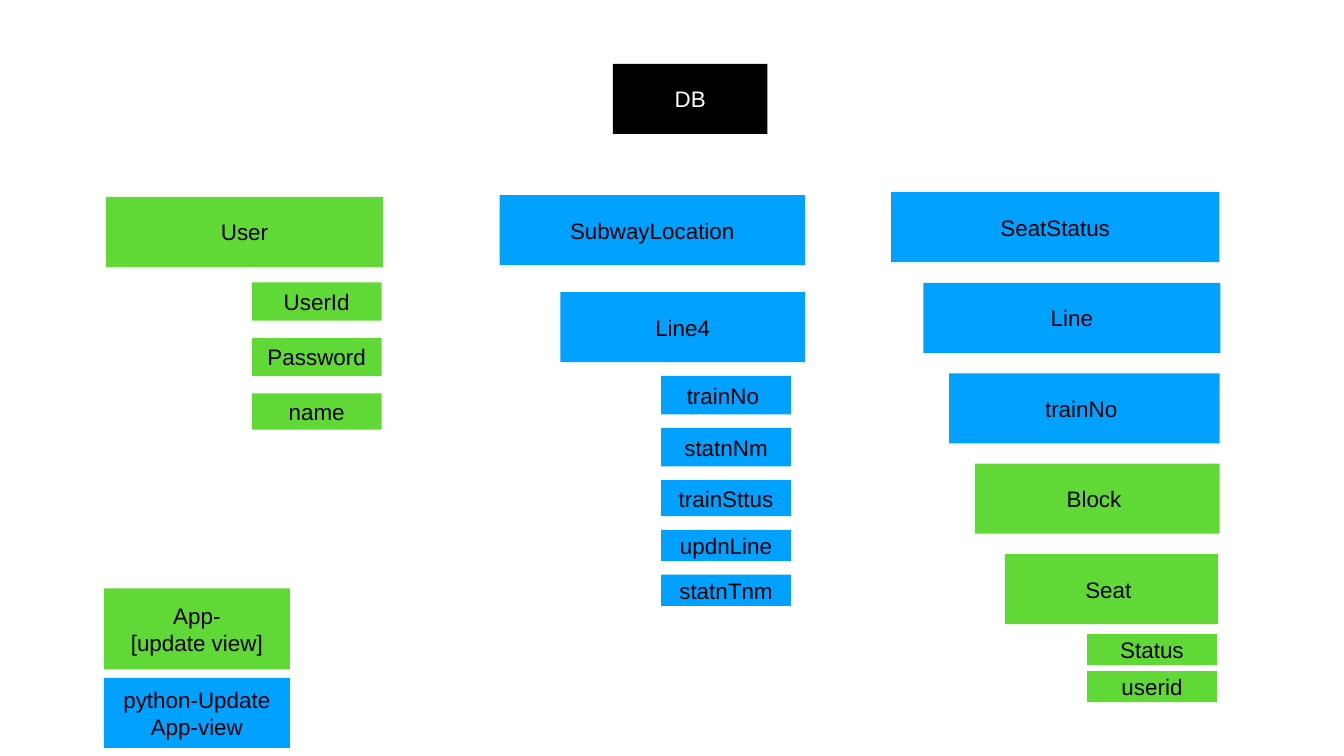
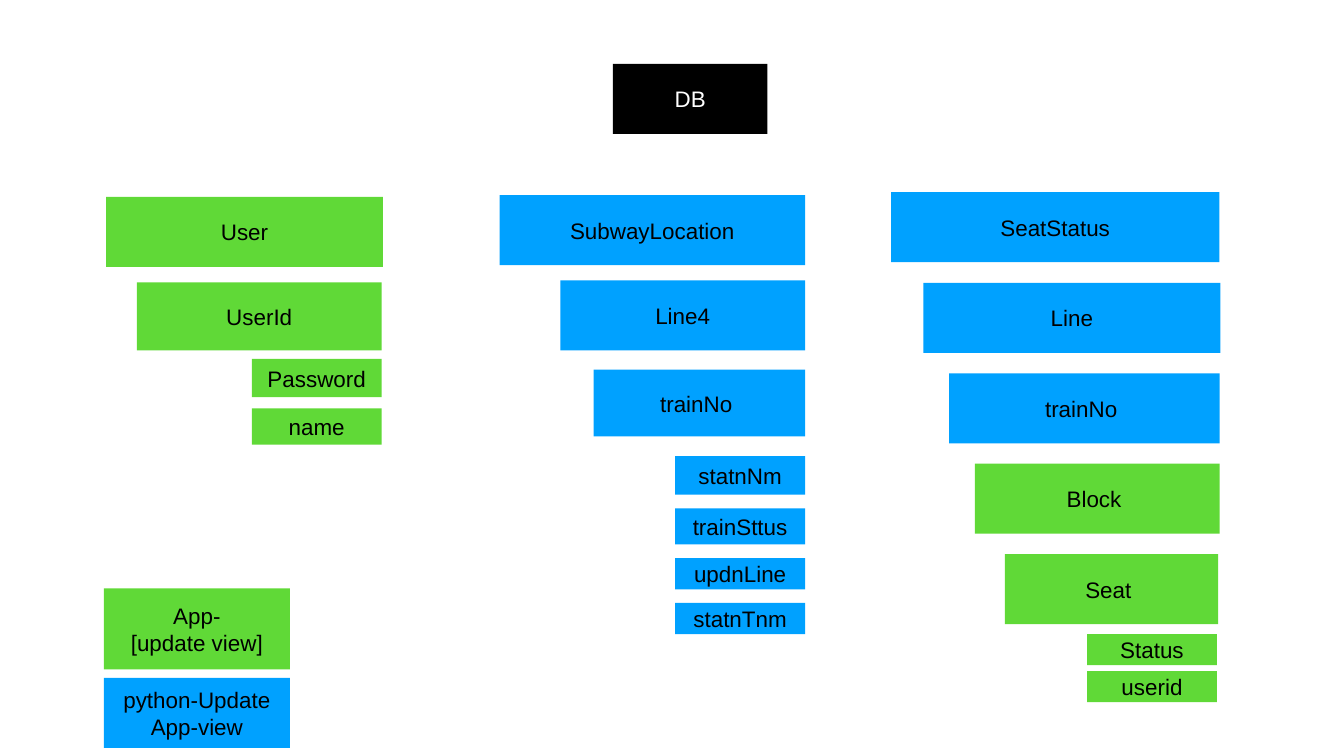
Before and after one commit to KorKite/SubwaySeat_APP, a slide deck: slide 2 of NoSQL.pptx. Drawn at 1344x756 pixels with LibreOffice and Linux fonts; fonts in the diff are those of the drawing. Boxes give left, top, right and bottom in pixels: in the first picture for what was removed or moved away, otherwise in the second. Text is boxed around its words. In the diff, an @@ line names an element or a change of style, - is before the commit and + after.

Commit message:
PPT Fix

```diff
--- a/NoSQL.pptx
+++ b/NoSQL.pptx
@@ rectangle "UserId": place and size @@
-rectangle "UserId" at box(252, 282, 382, 321)
+rectangle "UserId" at box(137, 282, 382, 350)
@@ rectangle "Line4": place and size @@
-rectangle "Line4" at box(560, 292, 805, 362)
+rectangle "Line4" at box(560, 280, 805, 350)
@@ rectangle "Password": place and size @@
-rectangle "Password" at box(252, 338, 382, 376)
+rectangle "Password" at box(252, 359, 382, 397)
@@ rectangle "trainNo": place and size @@
-rectangle "trainNo" at box(661, 376, 791, 414)
+rectangle "trainNo" at box(594, 370, 805, 436)
@@ rectangle "name": place and size @@
-rectangle "name" at box(252, 393, 382, 429)
+rectangle "name" at box(252, 408, 382, 444)
@@ 4 rectangles: place and size @@
-4 rectangles at box(661, 428, 791, 606)
+4 rectangles at box(675, 456, 805, 634)
```
Also in this commit, not shown: 1 other file.
